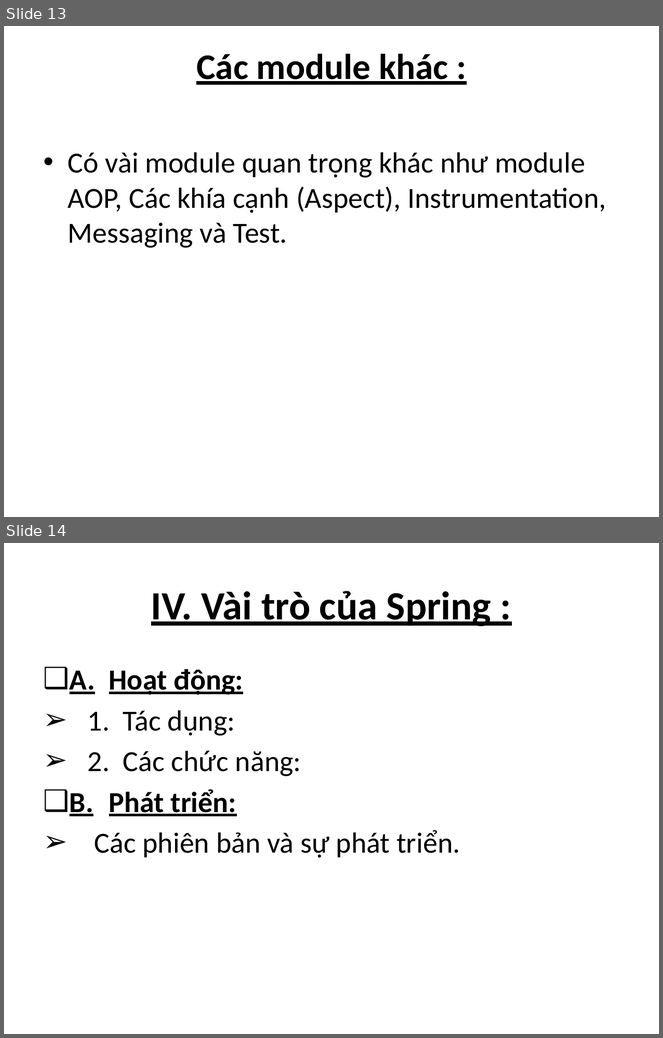
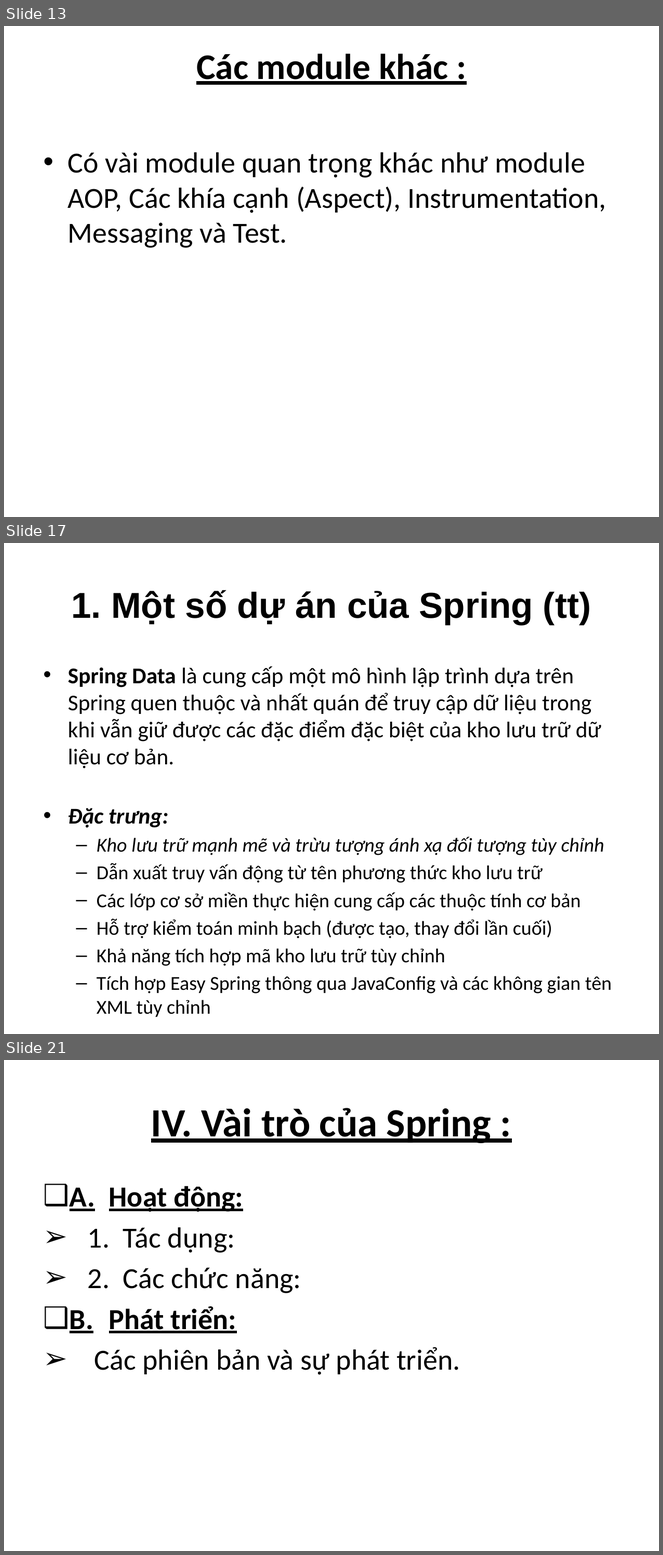
Before and after one commit to tvhnhoainhien1311/Spring_, a slide deck: Updatejava.pptx. Shown one above the other, each under a label of ours: slides 13 and 14 before the commit, slides 13, 17 and 21 after it; the slides between them are not shown. The pictures are 663x1038 and 663x1555 pixels, drawn with LibreOffice and Linux fonts; fonts in the diff are those of the drawing. Boxes give left, top, right and bottom in pixels: in the first picture for what was removed or moved away, otherwise in the second. Text is boxed around its words. In the diff, an @@ line names an element or a change of style, - is before the commit and + after.

Commit message:
Final PP about Spring

```diff
--- a/Updatejava.pptx
+++ b/Updatejava.pptx
@@ slide 17 added at box(4, 543, 659, 1034), background #FFFFFF @@
@@ title added at box(71, 590, 591, 625), 39.6 pt, text #000000, bold @@
+1. Một số dự án của Spring (tt)
@@ text added at box(68, 666, 612, 994), 21.7 pt, text #000000 @@
+• Spring Data là cung cấp một mô hình lập trình dựa trên Spring quen thuộc và nhất quán để truy cập dữ liệu trong khi vẫn giữ được các đặc điểm đặc biệt của kho lưu trữ dữ liệu cơ bản.
+• Đặc trưng:
+  – Kho lưu trữ mạnh mẽ và trừu tượng ánh xạ đối tượng tùy chỉnh
+  – Dẫn xuất truy vấn động từ tên phương thức kho lưu trữ
+  – Các lớp cơ sở miền thực hiện cung cấp các thuộc tính cơ bản
+  – Hỗ trợ kiểm toán minh bạch (được tạo, thay đổi lần cuối)
+  – Khả năng tích hợp mã kho lưu trữ tùy chỉnh
+  – Tích hợp Easy Spring thông qua JavaConfig và các không gian tên XML tùy chỉnh
@@ what was slide 14 is now slide 21 @@
```
Also in this commit, not shown: 5 slides changed, 6 other slides added.
